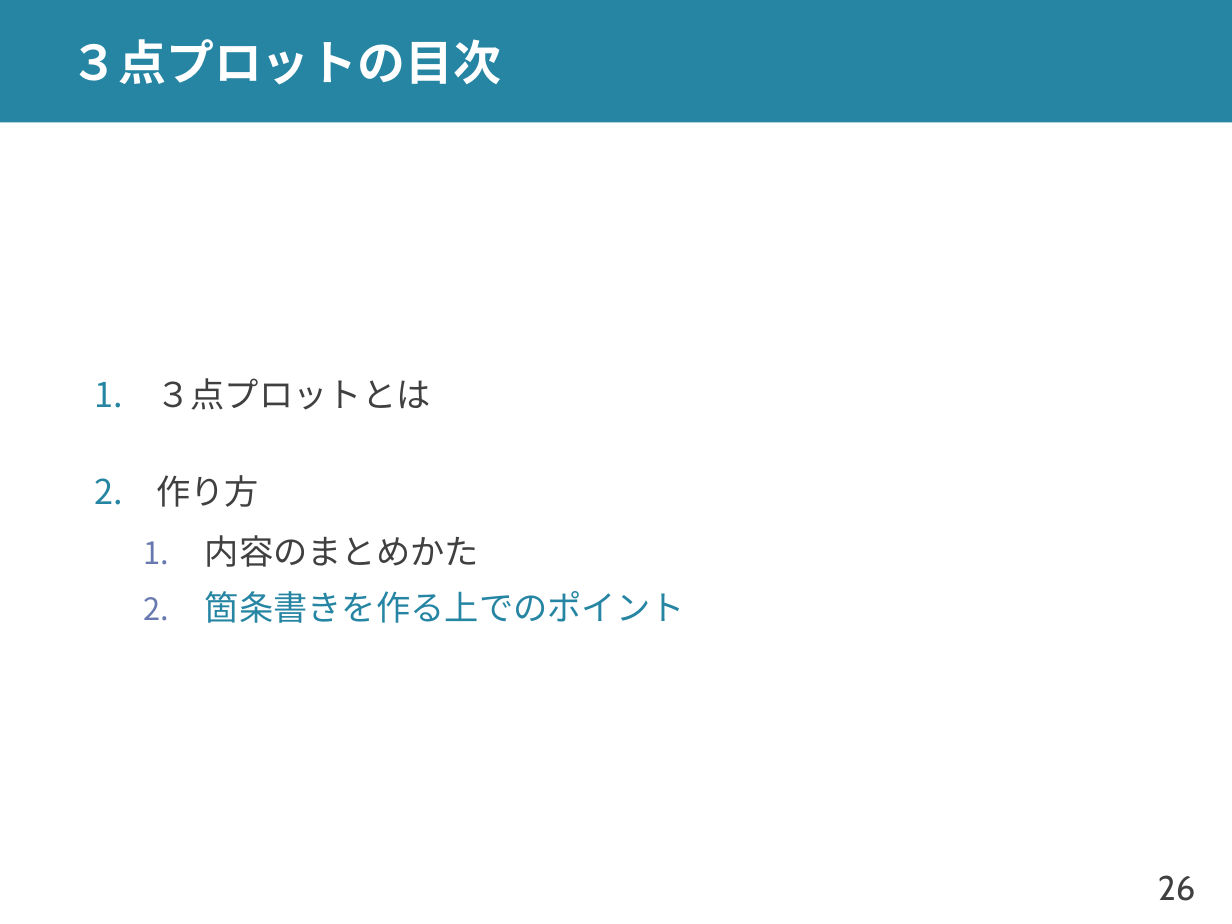
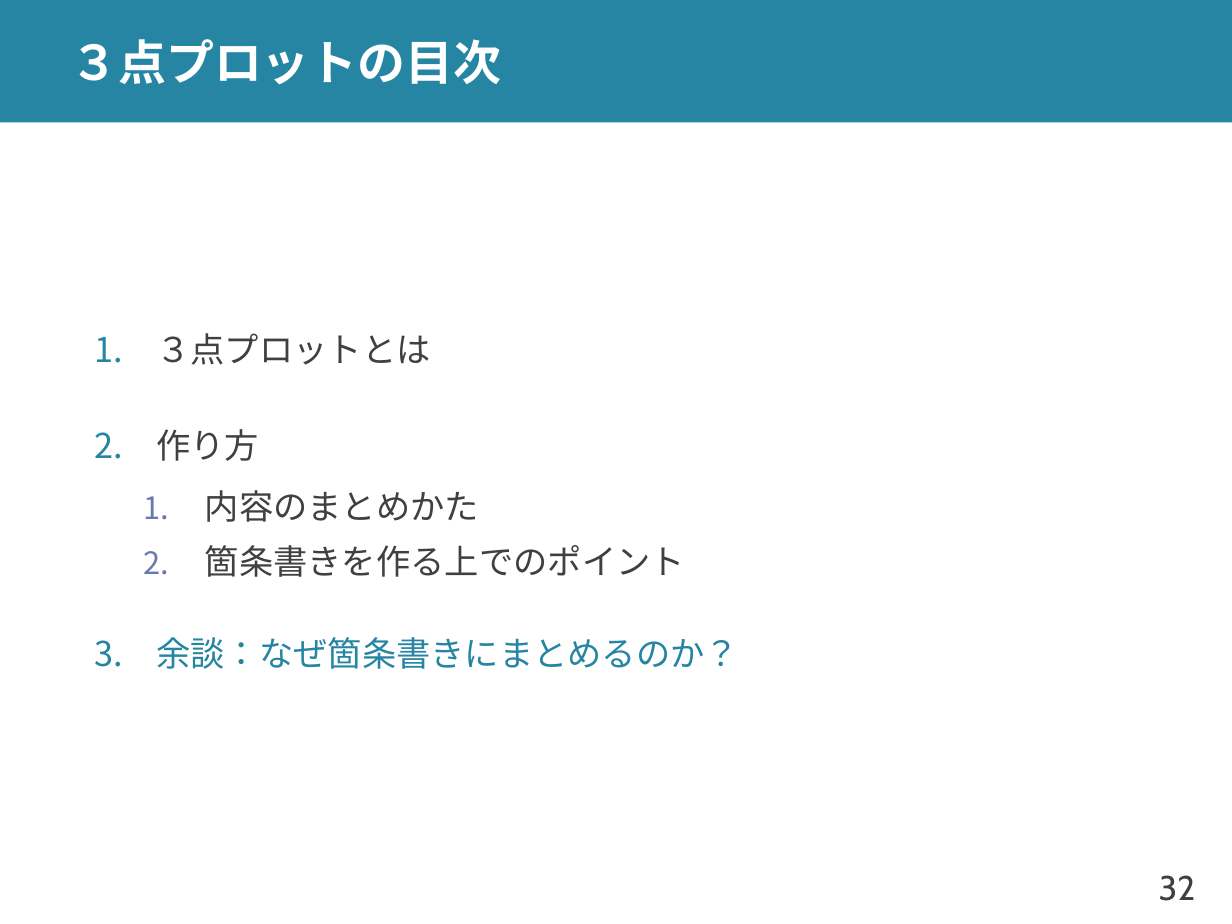
Before and after one commit to shioya-lab/how-to, a slide deck: slide 32 of plot.pptx (slide 26 before the commit). Drawn at 1232x924 pixels with LibreOffice and Linux fonts; fonts in the diff are those of the drawing. Boxes give left, top, right and bottom in pixels: in the first picture for what was removed or moved away, otherwise in the second. Text is boxed around its words. In the diff, an @@ line names an element or a change of style, - is before the commit and + after.

Commit message:
plot を v11 に
細かい部分の修正，余談の追加

```diff
--- a/plot.pptx
+++ b/plot.pptx
@@ text at <box>205,545,685,577</box>: text colour #2585A3 to #404040 in "箇条書きを作る上でのポイント" @@
@@ text at <box>156,637,739,669</box>: paragraph added @@
+3. 余談：なぜ箇条書きにまとめるのか？
@@ page number at <box>1159,875,1196,901</box>: text changed @@
-26
+32
```
Also in this commit, not shown: 10 other slides changed, 4 slides added, 1 other file.
